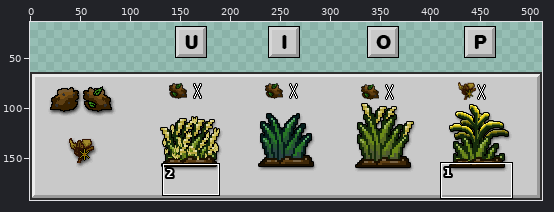
Sprite sheet: TunedBeta/images/icons/MenuBar.png. The picture above shows the old version from afar; the outline marks the close-up.
Close-up. First the earlier version:
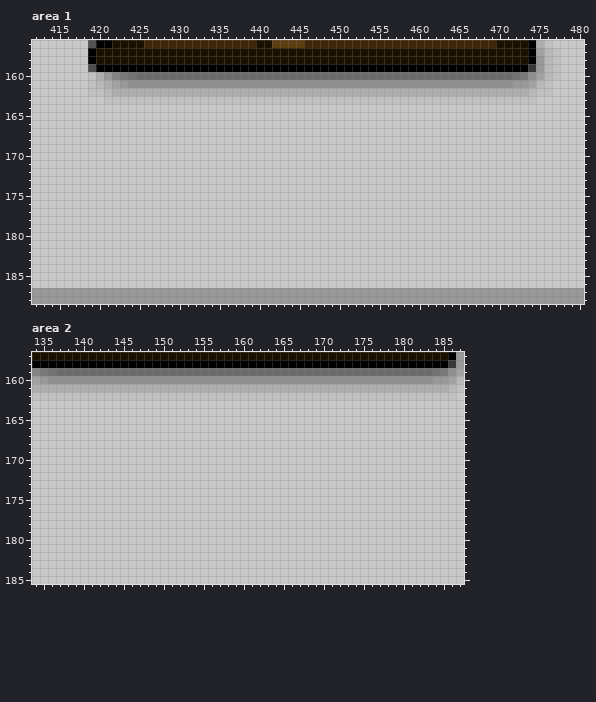
The file is 512x192 pixels. Colours within 5 levels of each other are drawn and written as one. Shown: area 1: x 412..480, y 156..188; area 2: x 134..187, y 157..185. The wide view leaves out empty margins. The commit also changed other parts of the picture, which this record leaves out.
And afterwards:
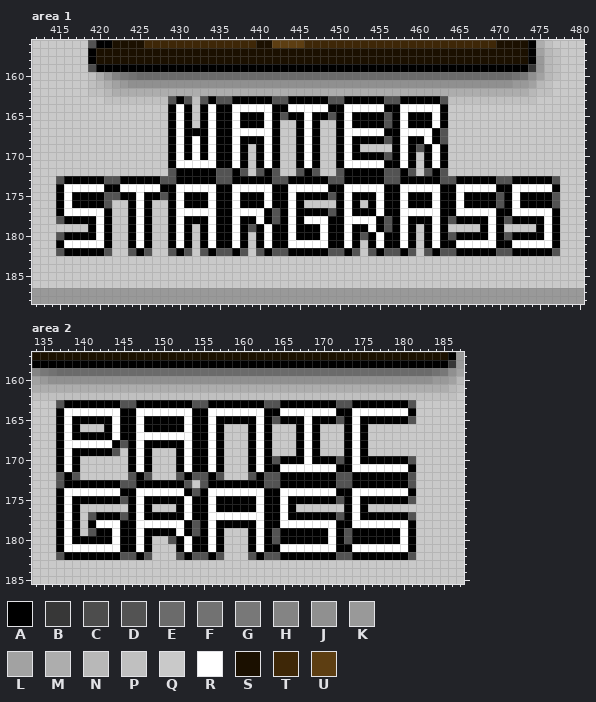
Palette (. is transparent): A #000000  B #373737  C #4d4d4d  D #535353  E #6b6b6b  F #727272  G #787878  H #848484  J #909090  K #999999  L #a2a2a2  M #adadad  N #b8b8b8  P #c0c0c0  Q #c9c9c9  R #ffffff  S #1b1000  T #3e2707  U #5d3e12
The edit:
Changed rows in their new state; - is an unchanged pixel.
Area 1:
first column x 415:
163 --------------DAD-DADDAAAAADDAAAAADDAAAAADDAAAAAD--------------
164 --------------ARA-ARAARRRRRAARRRRRAARRRRRAARRRRRA--------------
165 --------------ARA-ARAARAAARADAARAADARAAAADARAAARA--------------
166 --------------ARA-ARAARAAARA--ARA--ARAAAADARAAARA--------------
167 --------------ARAAARAARRRRRA--ARA--ARRRRRAARRRRAD--------------
168 --------------ARARARAARAAARA--ARA--ARAAAADARAARAD--------------
169 --------------ARARARAARA-ARA--ARA--ARA----ARADARA--------------
170 --------------ARARARAARA-ARA--ARA--ARAAAADARA-ARA--------------
171 --------------ARRRRRAARA-ARA--ARA--ARRRRRAARA-ARA--------------
172 --------------DAAAAADDAD-DAD--DAD--DAAAAADDAD-DAD--------------
173 DAAAAADDAAAAADDAAAAADDAAAAADDAAAAADDAAAAADDAAAAADDAAAAADDAAAAAD
174 ARRRRRAARRRRRAARRRRRAARRRRRAARRRRRAARRRRRAARRRRRAARRRRRAARRRRRA
175 ARAAAADDAARAADARAAARAARAAARAARAAAADARAAARAARAAARAARAAAADARAAAAD
176 ARAAAAD--ARA--ARAAARAARAAARAARA----ARA-ARAARAAARAARAAAADARAAAAD
177 ARRRRRA--ARA--ARRRRRAARRRRADARAAAADARAAARAARRRRRAARRRRRAARRRRRA
178 DAAAARA--ARA--ARAAARAARAARADARARRRAARRRRADARAAARADAAAARADAAAARA
179 ----ARA--ARA--ARA-ARAARADARAARAAARAARAARADARA-ARA----ARA----ARA
180 DAAAARA--ARA--ARA-ARAARA-ARAARAAARAARADARAARA-ARADAAAARADAAAARA
181 ARRRRRA--ARA--ARA-ARAARA-ARAARRRRRAARA-ARAARA-ARAARRRRRAARRRRRA
182 DAAAAAD--DAD--DAD-DADDAD-DADDAAAAADDAD-DADDAD-DADDAAAAADDAAAAAD
Area 2:
first column x 137:
163 DAAAAAAADDAAAAAAADDAAAAAAADDAAAAAAADDAAAAAAAD
164 ARRRRRRRAARRRRRRRAARRRRRRRAARRRRRRRAARRRRRRRA
165 ARAAAAARAARAAAAARAARAAAAARADAAARAAADARAAAAAAD
166 ARA---ARAARAAAAARAARA---ARA---ARA---ARA------
167 ARAAAAARAARRRRRRRAARA---ARA---ARA---ARA------
168 ARRRRRRADARAAAAARAARA---ARA---ARA---ARA------
169 ARAAAAAD-ARA---ARAARA---ARA---ARA---ARA------
170 ARA------ARA---ARAARA---ARADAAARAAADARAAAAAAD
171 ARA------ARA---ARAARA---ARAARRRRRRRAARRRRRRRA
172 DAD------DAD---DADDAD---DADDAAAAAAADDAAAAAAAD
173 DAAAAAAADDAAAAAAD-DAAAAAAADDAAAAAAADDAAAAAAAD
174 ARRRRRRRAARRRRRRADARRRRRRRAARRRRRRRAARRRRRRRA
175 ARAAAAAADARAAAAARAARAAAAARAARAAAAAADARAAAAAAD
176 ARA------ARA---ARAARAAAAARAARA------ARA------
177 ARA-DAAADARAAAAARAARRRRRRRAARAAAAAADARAAAAAAD
178 ARA-ARRRAARRRRRRADARAAAAARAARRRRRRRAARRRRRRRA
179 ARA-DAARAARAAAARADARA---ARADAAAAAARADAAAAAARA
180 ARAAAAARAARA--DARAARA---ARADAAAAAARADAAAAAARA
181 ARRRRRRRAARA---ARAARA---ARAARRRRRRRAARRRRRRRA
182 DAAAAAAADDAD---DADDAD---DADDAAAAAAADDAAAAAAAD
Where, in picture pixels (left, top, right, bottom), the same in both close-ups:
changed: (56, 96, 560, 256)
changed: (56, 400, 416, 560)
